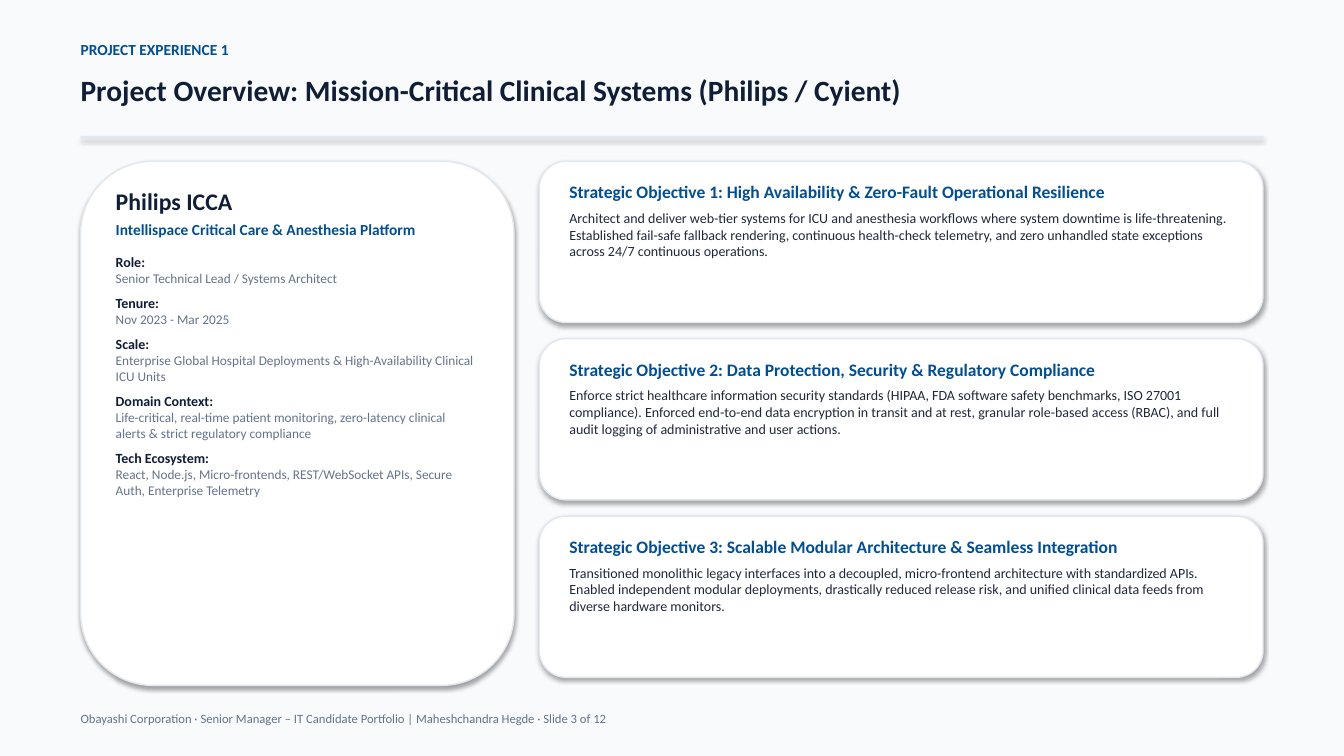
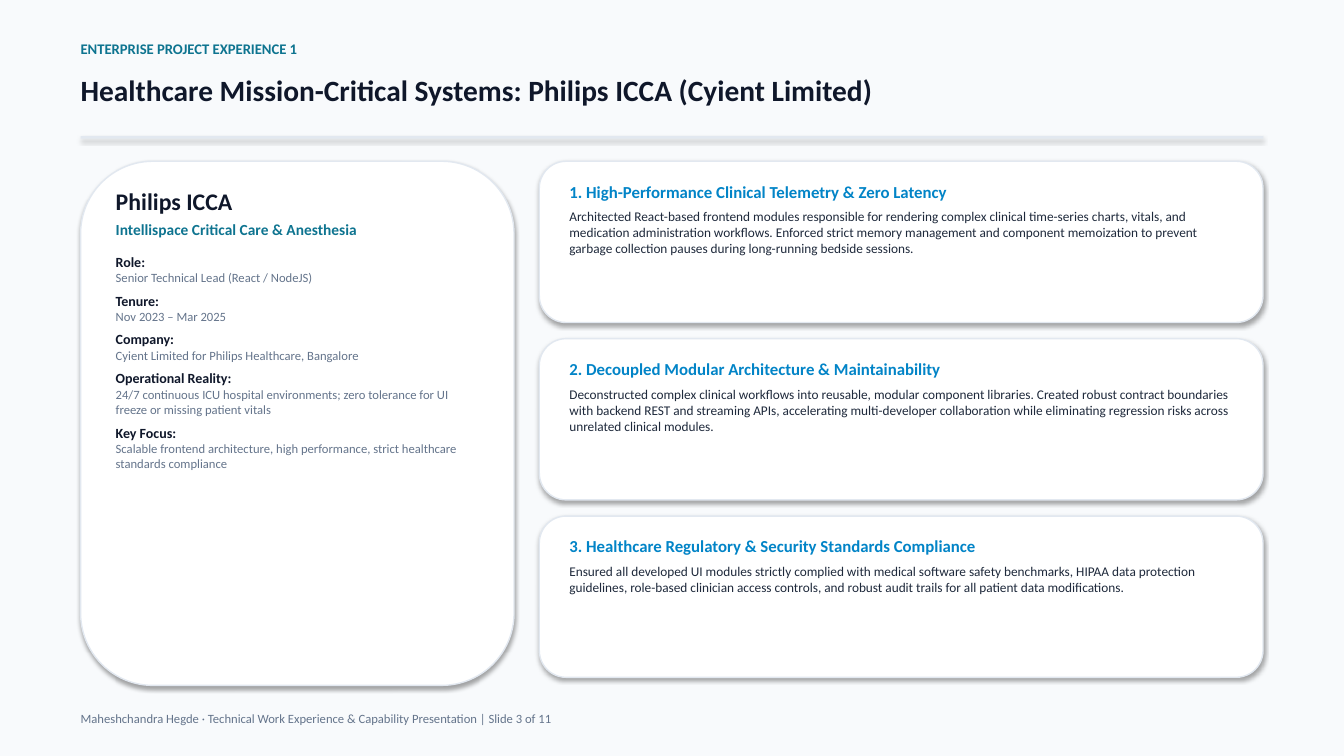
Before and after one commit to hegdemahesh/hegdemahesh.github.io, a slide deck: slide 3 of obayashi_it_presentation/Obayashi_Senior_Manager_IT_Presentation_Maheshchandra_Hegde.pptx. Drawn at 1344x756 pixels with LibreOffice and Linux fonts; fonts in the diff are those of the drawing. Boxes give left, top, right and bottom in pixels: in the first picture for what was removed or moved away, otherwise in the second. Text is boxed around its words. In the diff, an @@ line names an element or a change of style, - is before the commit and + after.

```diff
--- a/obayashi_it_presentation/Obayashi_Senior_Manager_IT_Presentation_Maheshchandra_Hegde.pptx
+++ b/obayashi_it_presentation/Obayashi_Senior_Manager_IT_Presentation_Maheshchandra_Hegde.pptx
@@ text at (81,44,297,54): text changed; size 11 to 10.5 pt; text colour #004E96 to #0E7490 @@
-PROJECT EXPERIENCE 1
+ENTERPRISE PROJECT EXPERIENCE 1
@@ text at (81,79,872,106): text changed; text colour #0F1E36 to #0F172A @@
-Project Overview: Mission-Critical Clinical Systems (Philips / Cyient)
+Healthcare Mission-Critical Systems: Philips ICCA (Cyient Limited)
@@ text at (116,193,232,306): text colour #0F1E36 to #0F172A in "Philips ICCA", "Role:", "Tenure:" @@
@@ text at (569,186,1197,256): text changed; size 10 to 9.5 pt @@
-Strategic Objective 1: High Availability & Zero-Fault Operational Resilience
-Architect and deliver web-tier systems for ICU and anesthesia workflows where system downtime is life-threatening. Established fail-safe fallback rendering, continuous health-check telemetry, and zero unhandled state exceptions across 24/7 continuous operations.
+1. High-Performance Clinical Telemetry & Zero Latency
+Architected React-based frontend modules responsible for rendering complex clinical time-series charts, vitals, and medication administration workflows. Enforced strict memory management and component memoization to prevent garbage collection pauses during long-running bedside sessions.
@@ text at (116,224,356,238): text changed; text colour #004E96 to #0E7490 @@
-Intellispace Critical Care & Anesthesia Platform
+Intellispace Critical Care & Anesthesia
@@ text at (116,273,312,284): text changed; size 9.5 to 9 pt @@
-Senior Technical Lead / Systems Architect
+Senior Technical Lead (React / NodeJS)
@@ text at (116,313,456,470): text changed; size 9.5 to 9 pt @@
-Nov 2023 - Mar 2025
-Scale:
-Enterprise Global Hospital Deployments & High-Availability Clinical ICU Units
-Domain Context:
-Life-critical, real-time patient monitoring, zero-latency clinical alerts & strict regulatory compliance
-Tech Ecosystem:
-React, Node.js, Micro-frontends, REST/WebSocket APIs, Secure Auth, Enterprise Telemetry
+Nov 2023 – Mar 2025
+Company:
+Cyient Limited for Philips Healthcare, Bangalore
+Operational Reality:
+24/7 continuous ICU hospital environments; zero tolerance for UI freeze or missing patient vitals
+Key Focus:
+Scalable frontend architecture, high performance, strict healthcare standards compliance
@@ text at (569,363,1228,431): text changed; size 10 to 9.5 pt @@
-Strategic Objective 2: Data Protection, Security & Regulatory Compliance
-Enforce strict healthcare information security standards (HIPAA, FDA software safety benchmarks, ISO 27001 compliance). Enforced end-to-end data encryption in transit and at rest, granular role-based access (RBAC), and full audit logging of administrative and user actions.
+2. Decoupled Modular Architecture & Maintainability
+Deconstructed complex clinical workflows into reusable, modular component libraries. Created robust contract boundaries with backend REST and streaming APIs, accelerating multi-developer collaboration while eliminating regression risks across unrelated clinical modules.
@@ text at (569,540,1195,595): text changed; size 10 to 9.5 pt @@
-Strategic Objective 3: Scalable Modular Architecture & Seamless Integration
-Transitioned monolithic legacy interfaces into a decoupled, micro-frontend architecture with standardized APIs. Enabled independent modular deployments, drastically reduced release risk, and unified clinical data feeds from diverse hardware monitors.
+3. Healthcare Regulatory & Security Standards Compliance
+Ensured all developed UI modules strictly complied with medical software safety benchmarks, HIPAA data protection guidelines, role-based clinician access controls, and robust audit trails for all patient data modifications.
@@ text at (81,714,551,725): text changed @@
-Obayashi Corporation · Senior Manager – IT Candidate Portfolio | Maheshchandra Hegde · Slide 3 of 12
+Maheshchandra Hegde · Technical Work Experience & Capability Presentation | Slide 3 of 11
```
Also in this commit, not shown: 1 other slide changed, 9 slides added, 10 slides removed, 7 other files.
